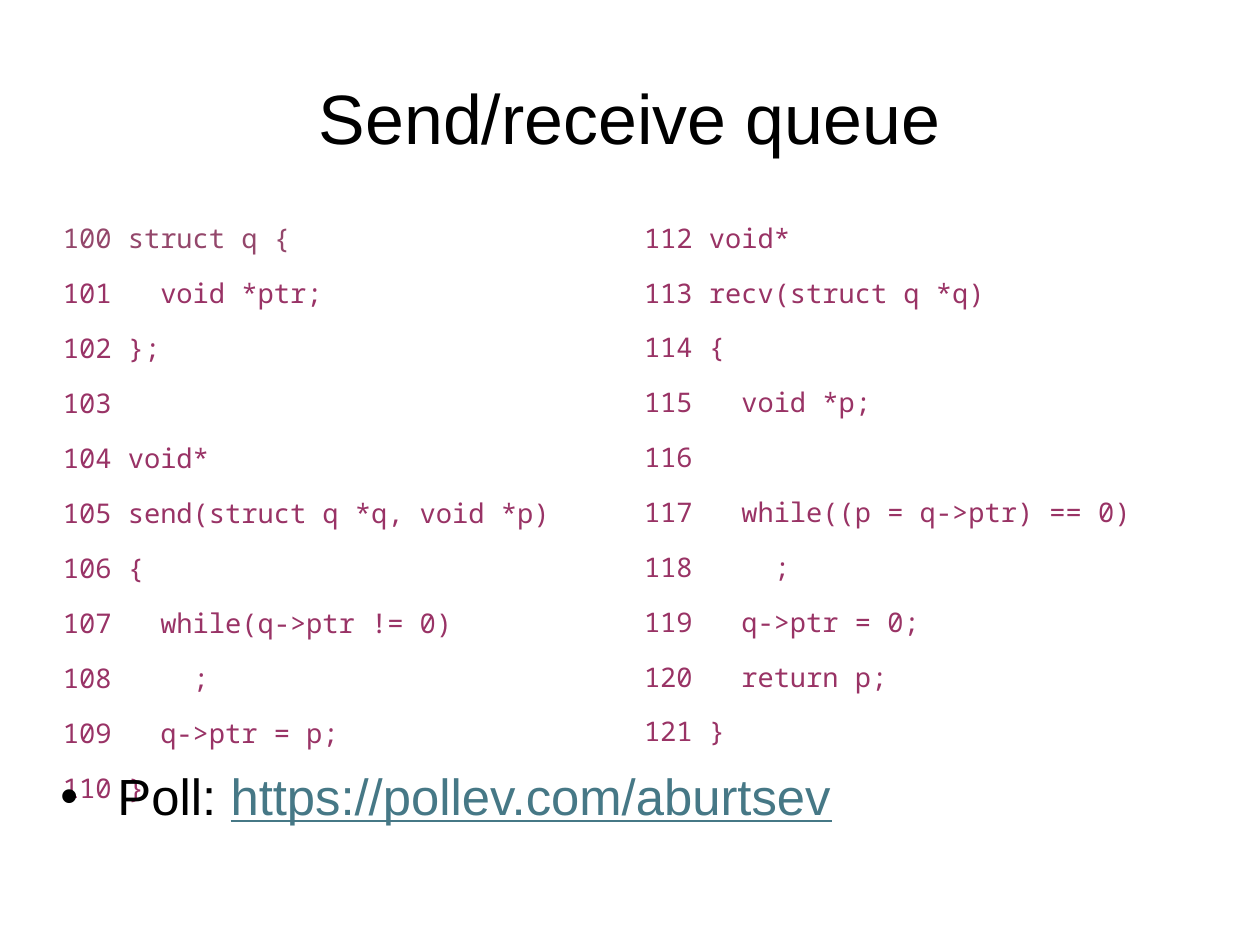
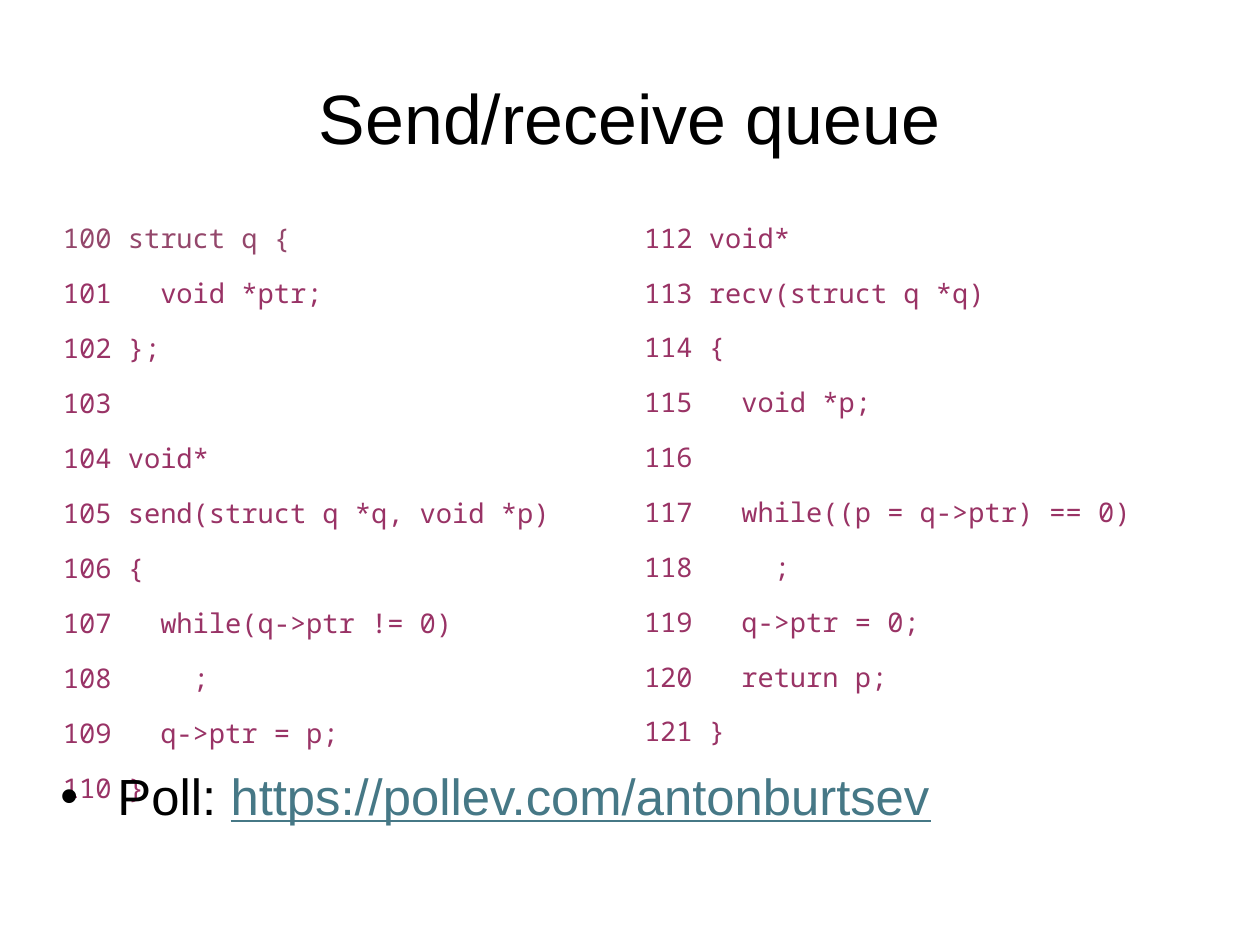
Before and after one commit to mars-research/cs5460, a slide deck: slide 87 of static/lectures/lecture13-synchronization/lecture13-synchronization.pptx. Drawn at 1260x945 pixels with LibreOffice and Linux fonts; fonts in the diff are those of the drawing. Boxes give left, top, right and bottom in pixels: in the first picture for what was removed or moved away, otherwise in the second. Text is boxed around its words. In the diff, an @@ line names an element or a change of style, - is before the commit and + after.

```diff
--- a/static/lectures/lecture13-synchronization/lecture13-synchronization.pptx
+++ b/static/lectures/lecture13-synchronization/lecture13-synchronization.pptx
@@ text at box(117, 778, 930, 825): text changed @@
-  • Poll: https://pollev.com/aburtsev
+  • Poll: https://pollev.com/antonburtsev
```
Also in this commit, not shown: 14 other slides changed, 4 other files.
